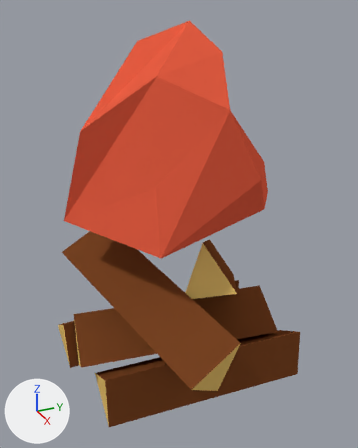
Before and after pictures for a commit that changed the Blender file Fire Place/Assets/Models/Scenery/campfire.blend.
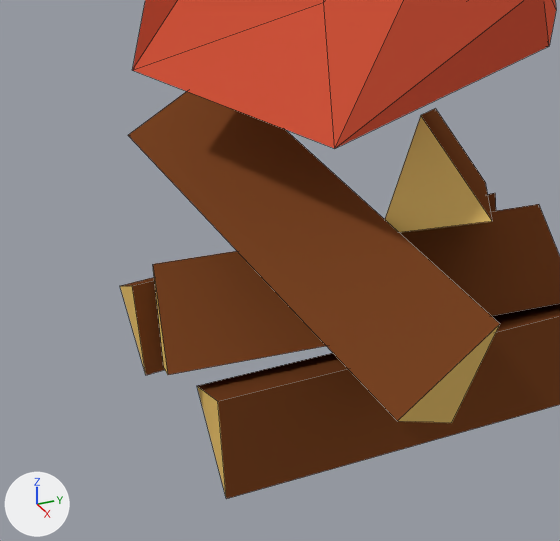
Old and new are each drawn whole from a 50 mm lens placed at (2.41, -2.63, 2.08), pointed at (0.02, -1.55, 0.88) and again close up on the part from 0% to 75% of the width and 42% to 100% of the height. Every picture has the same lights, and +X, +Y and +Z are marked at lower left. The close-ups show mesh edges as thin lines.

In view in the first close-up: 'fire', 'logs'.
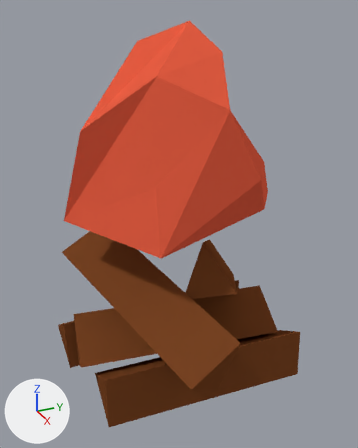
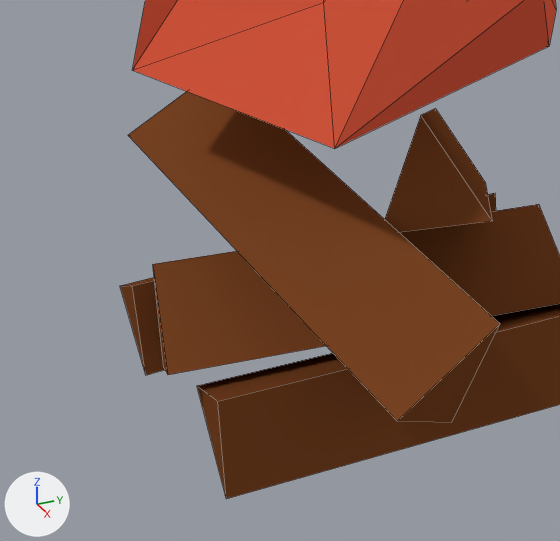
What changed in the scene script:
```text
Change me_cube_005:
    where me_cube_005.from_pydata(...)  # 30 vertices, 25 faces; spans x -0.88..0.79, y -0.8..0.71, z -0.14..0.84
    used by ob_logs; location = (0.005, -1.537, 0.007); rotation_euler = (-0.154, 0.0, -0.28), in degrees (-8.8, 0, -16)
    me_cube_005 part 1: all 10 faces that had it switch from mat_woodcut (orange #e7c06c) to mat_wood (brown #784424)
```

Location of each change, (x1, y1, x2, y2) in pixels of the close-ups (560 x 541 px):
part 1 of me_cube_005, recoloured
    both: (120, 116, 499, 496)
